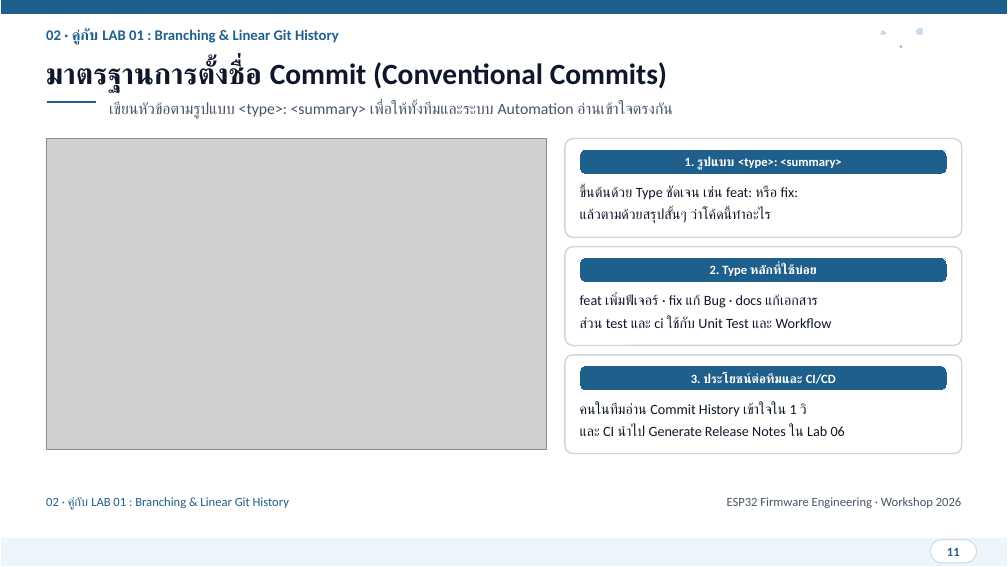
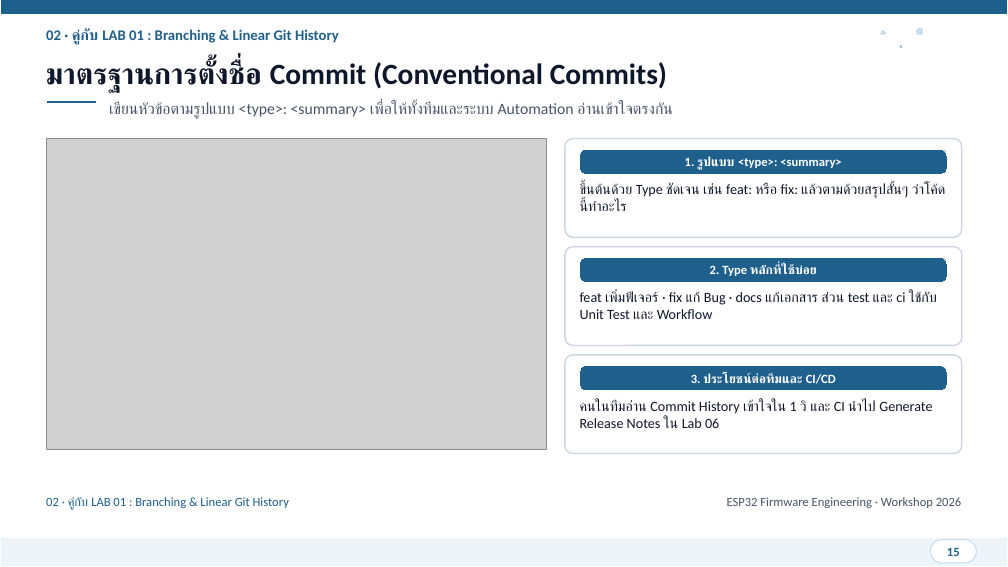
Before and after one commit to FreshmanMentor/git-practice, a slide deck: slide 15 of presentation/ESP32_Git_CICD_Workshop.pptx (slide 11 before the commit). Drawn at 1008x567 pixels with LibreOffice and Linux fonts; fonts in the diff are those of the drawing; grey boxes stand for pictures. Boxes give left, top, right and bottom in pixels: in the first picture for what was removed or moved away, otherwise in the second. Text is boxed around its words. In the diff, an @@ line names an element or a change of style, - is before the commit and + after.

Commit message:
docs(presentation): restructure slides around why-result-how and code-first labs

```diff
--- a/presentation/ESP32_Git_CICD_Workshop.pptx
+++ b/presentation/ESP32_Git_CICD_Workshop.pptx
@@ text at [580,183,945,211]: text changed @@
-ขึ้นต้นด้วย Type ชัดเจน เช่น feat: หรือ fix:
-แล้วตามด้วยสรุปสั้นๆ ว่าโค้ดนี้ทำอะไร
+ขึ้นต้นด้วย Type ชัดเจน เช่น feat: หรือ fix: แล้วตามด้วยสรุปสั้นๆ ว่าโค้ดนี้ทำอะไร
@@ text at [580,291,937,319]: text changed @@
-feat เพิ่มฟีเจอร์ · fix แก้ Bug · docs แก้เอกสาร
-ส่วน test และ ci ใช้กับ Unit Test และ Workflow
+feat เพิ่มฟีเจอร์ · fix แก้ Bug · docs แก้เอกสาร ส่วน test และ ci ใช้กับ Unit Test และ Workflow
@@ text at [580,399,932,428]: text changed @@
-คนในทีมอ่าน Commit History เข้าใจใน 1 วิ
-และ CI นำไป Generate Release Notes ใน Lab 06
+คนในทีมอ่าน Commit History เข้าใจใน 1 วิ และ CI นำไป Generate Release Notes ใน Lab 06
@@ text at [947,548,960,556]: text changed @@
-11
+15
```
Also in this commit, not shown: 27 other slides changed, 11 slides added, 1 other file.
